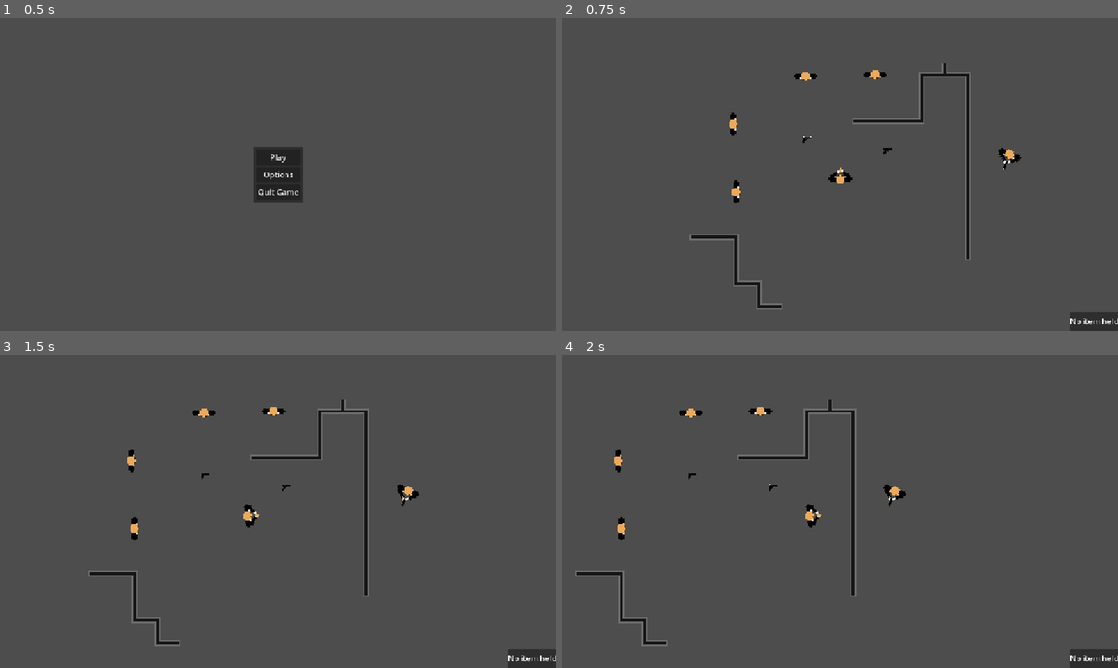
Above: before the commit, frames 1-4 (two rows, left to right).
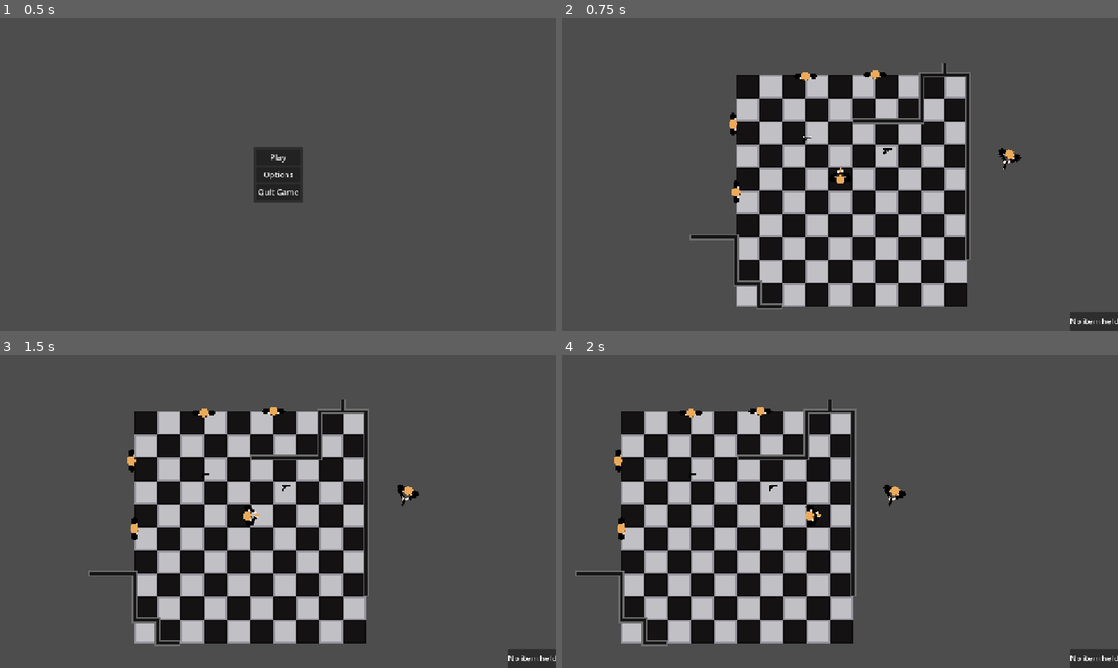
Above: after the commit, the same moments.

Repository: sparkworm/STATE
Game: Godot game, scene res://scenes/game.tscn
Same seed, same stepped clock (60 frames per second), same inputs: the game is played once before the commit and once after it.
Inputs (mouse positions are in pixels of both pictures, inside the frame that each line leads up to):
- Up to frame 1 (0.5 s): no input
- Up to frame 2 (0.75 s): click "Play" at 0.5 s
- Up to frame 3 (1.5 s): tap Enter at 1.25 s; move the mouse to (400, 495) at 1.27 s; press the mouse at (400, 495) at 1.28 s; hold D (move_right) from 1.28 s (still down)
- Up to frame 4 (2 s): keep holding D (move_right)

Frame 1 is identical in both runs. In frame 2, 29% of the frame differs, in the area x 31-73%, y 18-93%; in frame 3, 30%, in the area x 24-66%, y 18-93%; in frame 4, 30%.

Commit message:
Added FloatingText to indicate dialogue or actions such as 'reloading'

Diff:
--- a/project_time.json
+++ b/project_time.json
@@ -1,14 +1,14 @@
 {
-  "2D": 12518.0,
+  "2D": 12843.0,
   "3D": 0.0,
   "ASSETLIB": 28.0,
-  "GAME": 12685.0,
-  "SCRIPT": 65546.0,
+  "GAME": 13789.0,
+  "SCRIPT": 66517.0,
   "current_screen": "Script",
-  "external_time": 30414.0,
+  "external_time": 30617.0,
   "idle_time": 217.0,
   "idle_time_out": 5.0,
-  "project_time": 90794.0,
+  "project_time": 93194.0,
   "rest_time_enabled": false,
   "rest_time_value": 15.0
 }
--- a/scenes/characters/player_controller.gd
+++ b/scenes/characters/player_controller.gd
@@ -35,6 +35,9 @@
 			player.drop_item()
 			player.pickup_item(items[0])
 
+	if Input.is_action_just_pressed("debug_button_1"):
+		player.spawn_floating_text("debug 1 pressed, spawning floating text")
+
 ## Handles player movements based on user inputs
 func handle_movement(delta: float) -> void:
 	cpt_velocity.velocity = player.get_real_velocity()
--- a/scenes/levels/test_level.tscn
+++ b/scenes/levels/test_level.tscn
@@ -14,7 +14,6 @@
 [node name="TestLevel" instance=ExtResource("1_jbqir")]
 
 [node name="FloorTiles" parent="." index="1"]
-visible = false
 tile_map_data = PackedByteArray("AAD/////AAAAAAAAAAAAAAAAAAAAAAAAAAD//wAAAAABAAAAAAAAAP//AAABAAAAAAABAAAAAAABAAAAAAD/// …(1520 unchanged characters)…
 
 [node name="NavigationRegion2D" parent="." index="2"]
--- a/scenes/parent/character.gd
+++ b/scenes/parent/character.gd
@@ -139,3 +139,8 @@
 	#spurt_particles.rotation = (-direction).angle()
 	spurt_particles.rotation = hit_data.collision_normal.angle()
 	MessageBus.temporary_particles_spawned.emit(spurt_particles)
+
+func spawn_floating_text(message: String) -> void:
+	var new_text: Node2D = preload("res://scenes/ui/floating_text.tscn").instantiate()
+	new_text.text = message
+	add_child(new_text)
--- /dev/null
+++ b/scenes/ui/floating_text.gd
@@ -0,0 +1,29 @@
+## Class for text that will pop over the heads of characters to indicate dialogue or activity
+class_name FloatingText
+extends Node2D
+
+## Extra distance upwards that the label will spawn at, with positive values being higher up
+@export var y_start: float = 10
+
+## The length of time the FloatingText will be visible
+var lifetime: float = 1.0
+## The distance that FloatingText will travel upwards
+var distance: float = 20.0
+## Text to display
+var text: String
+
+
+@onready var label: Label = $Label
+
+func _ready() -> void:
+	label.text = text
+	## TEST: make sure this doesn't do anything retarded...perhaps add an await or something?
+	call_deferred("set_text_position")
+
+## Sets up the label so that it's actually aligned pleasently
+func set_text_position() -> void:
+	position.x = - scale.x * label.size.x / 2
+	position.y = -y_start
+	var tween: Tween = get_tree().create_tween()
+	tween.tween_property(self, "position", Vector2(position.x,position.y-distance), lifetime)
+	tween.tween_callback(queue_free)
--- /dev/null
+++ b/scenes/ui/floating_text.tscn
@@ -0,0 +1,12 @@
+[gd_scene load_steps=2 format=3 uid="uid://c566dqwpvkdyn"]
+
+[ext_resource type="Script" uid="uid://bav8bfvsi4sq0" path="res://scenes/ui/floating_text.gd" id="1_0qskq"]
+
+[node name="FloatingText" type="Node2D"]
+scale = Vector2(0.25, 0.25)
+script = ExtResource("1_0qskq")
+
+[node name="Label" type="Label" parent="."]
+offset_right = 40.0
+offset_bottom = 23.0
+text = "testtesttest"
Not shown, added: scenes/ui/floating_text.gd.uid
